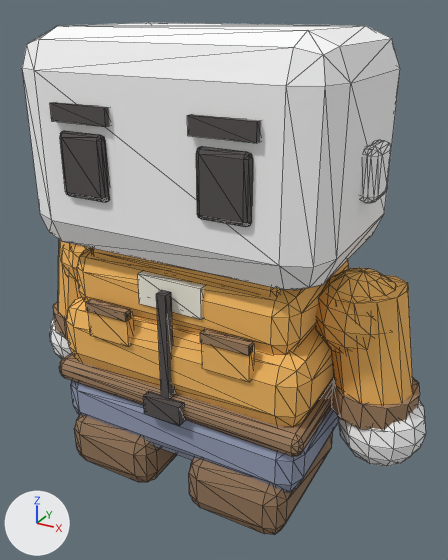
What one commit did to the glTF model public/assets/models/characters/body-jacket-orange.glb.
Before and after are seen from a 50 mm lens placed at (0.428, -0.748, 0.684), pointed at (0.018, -0.004, 0.312). Lighting does not change. The marker at lower left points along +X, +Y and +Z. The first picture is the older version. Mesh edges are drawn as thin lines. Vertices at exactly the same position are counted once.

Objects in the first picture: 'body-mesh', 'head-mesh'.
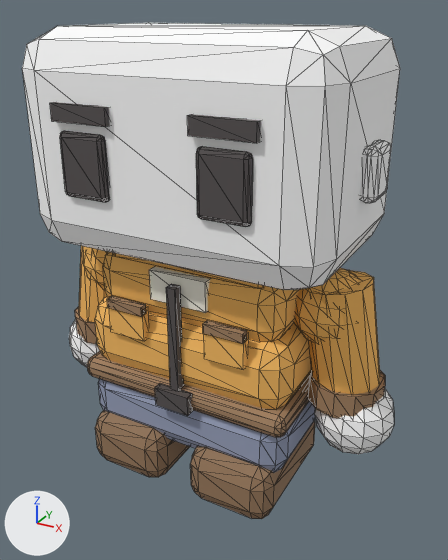
What differs and where, as boxes [x1, y1, x2, y2] in the pictures (448 x 560 px; the box of a moved part takes in the faces that stretch with it):
'head-mesh', reshaped (6% narrower)
    before: [22, 23, 426, 466]
    after: [22, 23, 400, 454]
'body-mesh', reshaped (15% narrower, 7% shorter)
    before: [53, 240, 420, 534]
    after: [75, 246, 385, 519]
part 1 of me_body_mesh, moved or reshaped
    before: [143, 391, 185, 426]
    after: [155, 383, 193, 416]
part 2 of me_body_mesh, moved or reshaped
    before: [138, 271, 205, 320]
    after: [149, 266, 210, 313]
part 3 of me_body_mesh, moved or reshaped (mostly hidden afterwards)
    before: [91, 248, 282, 294]
    after: [113, 253, 265, 287]
part 4 of me_body_mesh, moved or reshaped
    before: [156, 290, 175, 399]
    after: [166, 284, 184, 391]
part 5 of me_body_mesh, moved or reshaped
    before: [88, 311, 134, 347]
    after: [109, 306, 149, 341]
part 6 of me_body_mesh, moved or reshaped
    before: [86, 299, 131, 322]
    after: [107, 296, 146, 317]
part 7 of me_body_mesh, moved or reshaped
    before: [202, 343, 255, 382]
    after: [204, 332, 249, 370]
part 8 of me_body_mesh, moved or reshaped
    before: [200, 329, 253, 356]
    after: [203, 320, 247, 344]
part 9 of me_body_mesh, moved or reshaped
    before: [331, 378, 420, 430]
    after: [308, 369, 385, 419]
part 10 of me_body_mesh, moved or reshaped
    before: [53, 302, 68, 339]
    after: [75, 307, 97, 344]
part 11 of me_body_mesh, moved or reshaped
    before: [58, 240, 413, 534]
    after: [79, 246, 380, 519]
part 12 of me_head_mesh, moved or reshaped
    before: [338, 400, 426, 466]
    after: [314, 389, 394, 454]
part 13 of me_head_mesh, moved or reshaped
    before: [50, 318, 72, 359]
    after: [69, 319, 100, 367]

Patch to the scene script:
```diff
--- a/public/assets/models/characters/body-jacket-orange.glb.py
+++ b/public/assets/models/characters/body-jacket-orange.glb.py
@@ me_body_mesh @@
-me_body_mesh.from_pydata(...)  # 764 vertices, 1440 faces; spans x -0.318..0.318, y -0.153..0.142, z 0.0..0.372
+me_body_mesh.from_pydata(...)  # 764 vertices, 1440 faces; spans x -0.271..0.271, y -0.135..0.117, z 0.0..0.372
+# me_body_mesh part 1: the loose piece of 8 vertices spanning x -0.03..0.03, y -0.153..-0.139, z 0.15..0.18 is scaled about its middle by (0.917, 1, 1), then moved by (0.0, 0.025, 0.0)
+# me_body_mesh part 2: the loose piece of 8 vertices spanning x -0.05..0.05, y -0.123..-0.107, z 0.308..0.353 is scaled about its middle by (0.9, 1, 1), then moved by (0.0, 0.02, 0.0)
+# me_body_mesh part 3: the loose piece of 56 vertices spanning x -0.15..0.15, y -0.105..0.105, z 0.344..0.372 is scaled about its middle by (0.827, 0.824, 1)
+# me_body_mesh part 4: the loose piece of 8 vertices spanning x -0.007..0.007, y -0.142..-0.128, z 0.18..0.34 is moved by (0.0, 0.023, 0.0)
+# me_body_mesh part 5: the loose piece of 8 vertices spanning x -0.13..-0.06, y -0.14..-0.126, z 0.245..0.295 is scaled about its middle by (0.857, 1, 1), then moved by (0.015, 0.023, 0.0)
+# me_body_mesh part 6: the loose piece of 8 vertices spanning x -0.13..-0.06, y -0.143..-0.131, z 0.286..0.3 is scaled about its middle by (0.857, 1, 1), then moved by (0.015, 0.023, 0.0)
+# me_body_mesh part 7: the loose piece of 8 vertices spanning x 0.06..0.13, y -0.14..-0.126, z 0.245..0.295 is scaled about its middle by (0.857, 1, 1), then moved by (-0.015, 0.023, 0.0)
+# me_body_mesh part 8: the loose piece of 8 vertices spanning x 0.06..0.13, y -0.143..-0.131, z 0.286..0.3 is scaled about its middle by (0.857, 1, 1), then moved by (-0.015, 0.023, 0.0)
+# me_body_mesh part 9: the loose piece of 24 vertices spanning x 0.198..0.318, y -0.06..0.06, z 0.166..0.204 is scaled about its middle by (0.9, 0.9, 1), then moved by (-0.041, 0.0, 0.0)
+# me_body_mesh part 10: the loose piece of 24 vertices spanning x -0.318..-0.198, y -0.06..0.06, z 0.166..0.204 is scaled about its middle by (0.9, 0.9, 1), then moved by (0.041, 0.0, 0.0)
+# me_body_mesh part 11: 556 of 764 vertices moved; they spanned x -0.311..0.311, y -0.153..0.142, z 0.0..0.367 and now span x -0.265..0.265, y -0.135..0.117, z 0.0..0.363; mean shift (0.0, 0.001, 0.0); largest move (-0.225, 0.0, 0.243) -> (-0.165, 0.034, 0.345)
+# other edits to the shape of me_body_mesh do not show in these pictures
 me_body_mesh.materials.append(mat_charmat)
@@ me_head_mesh @@
-me_head_mesh.from_pydata(...)  # 444 vertices, 852 faces; spans x -0.334..0.334, y -0.159..0.15, z 0.083..0.662
+me_head_mesh.from_pydata(...)  # 444 vertices, 852 faces; spans x -0.29..0.29, y -0.159..0.15, z 0.087..0.662
+# me_head_mesh part 12: 86 of 444 vertices moved; they spanned x 0.21..0.334, y -0.062..0.062, z 0.083..0.207 and now span x 0.174..0.29, y -0.058..0.058, z 0.087..0.203; mean shift (-0.04, 0.0, 0.0); largest move (0.284, -0.021, 0.088) -> (0.232, -0.022, 0.199)
+# me_head_mesh part 13: 86 of 444 vertices moved; they spanned x -0.334..-0.21, y -0.062..0.062, z 0.083..0.207 and now span x -0.29..-0.174, y -0.058..0.058, z 0.087..0.203; mean shift (0.04, 0.0, 0.0); largest move (-0.272, 0.0, 0.083) -> (-0.221, 0.019, 0.199)
 me_head_mesh.materials.append(mat_skinmat)
```
